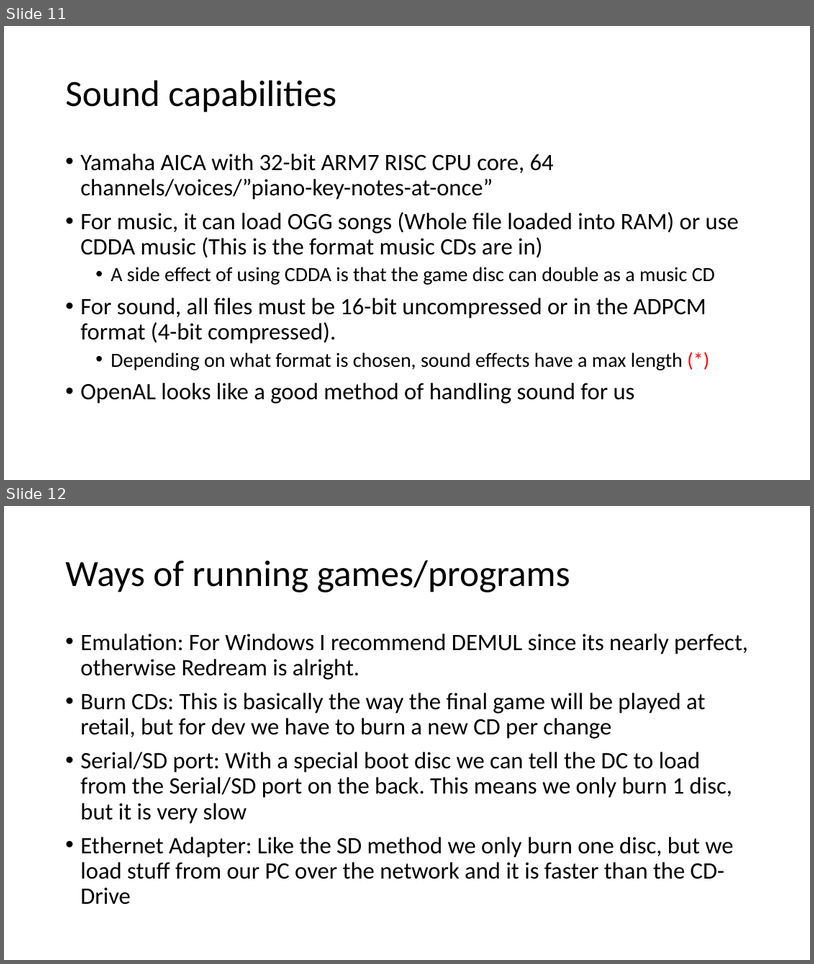
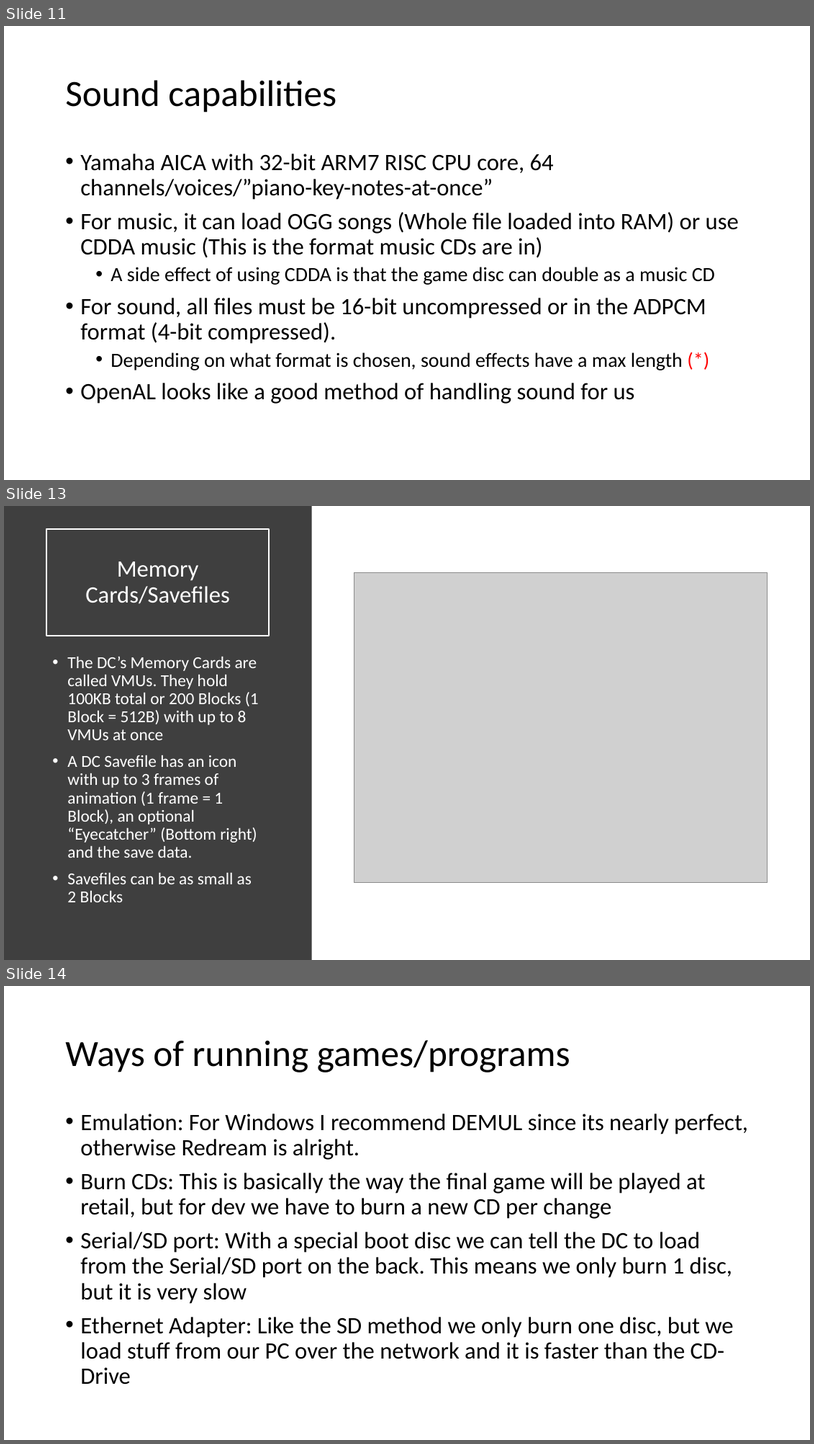
Before and after one commit to Protofall/Crayon-Game-Framework, a slide deck: Documentation/About-DC-and-Crayon.pptx. Shown one above the other, each under a label of ours: slides 11 and 12 before the commit, slides 11, 13 and 14 after it; the slides between them are not shown. The pictures are 814x964 and 814x1444 pixels, drawn with LibreOffice and Linux fonts; fonts in the diff are those of the drawing; grey boxes stand for pictures. Boxes give left, top, right and bottom in pixels: in the first picture for what was removed or moved away, otherwise in the second. Text is boxed around its words. In the diff, an @@ line names an element or a change of style, - is before the commit and + after.

```diff
--- a/Documentation/About-DC-and-Crayon.pptx
+++ b/Documentation/About-DC-and-Crayon.pptx
@@ slide 13 added at (x1=4, y1=506, x2=810, y2=960), background #FFFFFF @@
@@ rectangle added at (x1=4, y1=506, x2=312, y2=960), fill #3F3F3F @@
@@ title added at (x1=46, y1=529, x2=269, y2=636), outline #FFFFFF 1.5 pt, 28 pt, text #FFFFFF @@
+Memory Cards/Savefiles
@@ picture added at (x1=354, y1=572, x2=768, y2=883) @@
@@ text added at (x1=67, y1=656, x2=259, y2=902), 20 pt, text #FFFFFF @@
+• The DC’s Memory Cards are called VMUs. They hold 100KB total or 200 Blocks (1 Block = 512B) with up to 8 VMUs at once
+• A DC Savefile has an icon with up to 3 frames of animation (1 frame = 1 Block), an optional “Eyecatcher” (Bottom right) and the save data.
+• Savefiles can be as small as 2 Blocks
@@ what was slide 12 is now slide 14 @@
```
Also in this commit, not shown: 2 slides changed, 1 other slide added, 1 other file.
